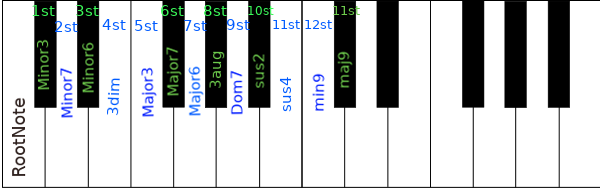
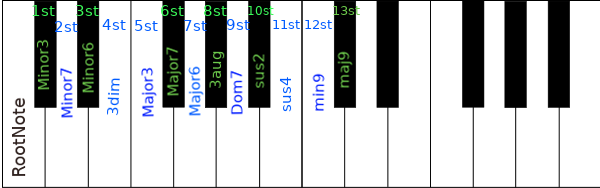
Two versions of the same layered image (600x188). Layer-by-layer changes:
renamed "11st ... #1" to "13st ...", painted on it over [341, 6, 348, 15]
